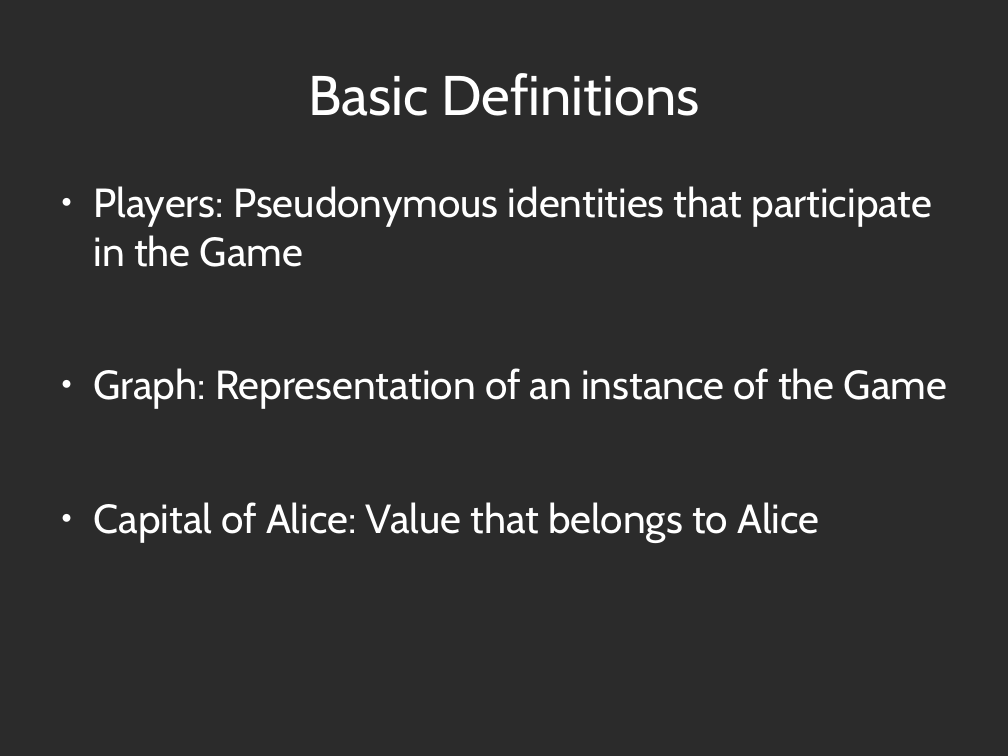
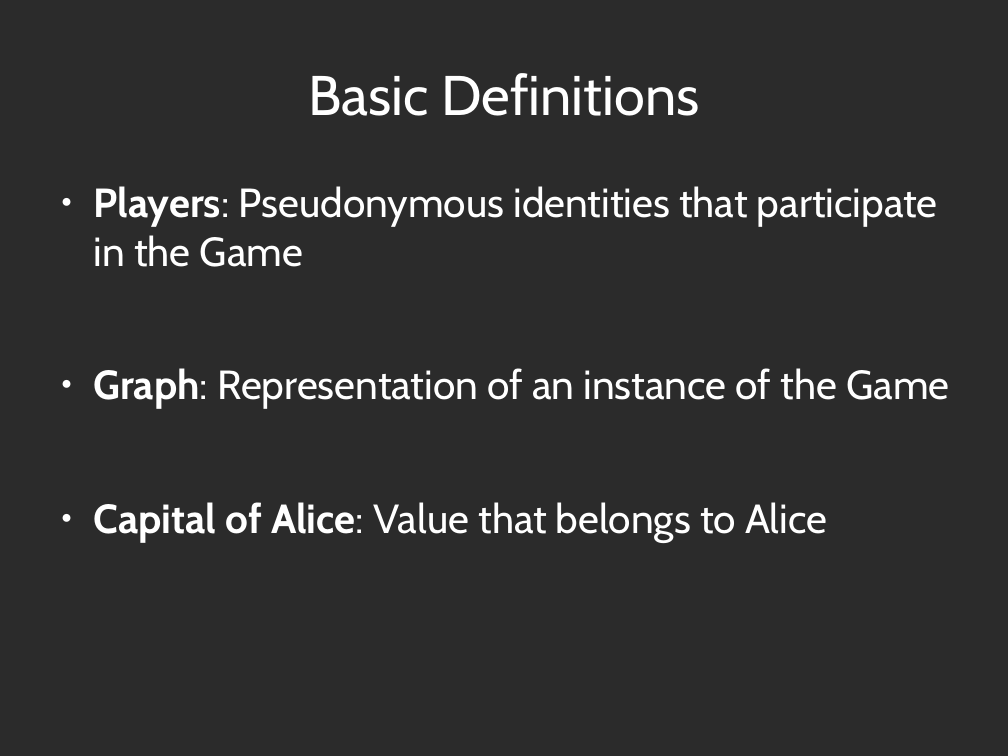
Before and after one commit to decrypto-org/TrustIsRisk, a slide deck: slide 6 of presentations/thesisDefense23-1-2017/thesisDefense32-1-2017desktop.odp. Drawn at 1008x756 pixels with LibreOffice and Linux fonts; fonts in the diff are those of the drawing; background and template pictures are left out; a plain dark background stands for a picture behind light text. Boxes give left, top, right and bottom in pixels: in the first picture for what was removed or moved away, otherwise in the second. Text is boxed around its words. In the diff, an @@ line names an element or a change of style, - is before the commit and + after.

```diff
--- a/presentations/thesisDefense23-1-2017/thesisDefense32-1-2017desktop.odp
+++ b/presentations/thesisDefense23-1-2017/thesisDefense32-1-2017desktop.odp
@@ text "Players: Pseudonymous identities that participate ..." at (94,186,949,542): bold on in "Players:", "Graph:", "Capital of Alice:" @@
```
Also in this commit, not shown: 1 other slide changed, 3 slides added, 1 slide removed.
